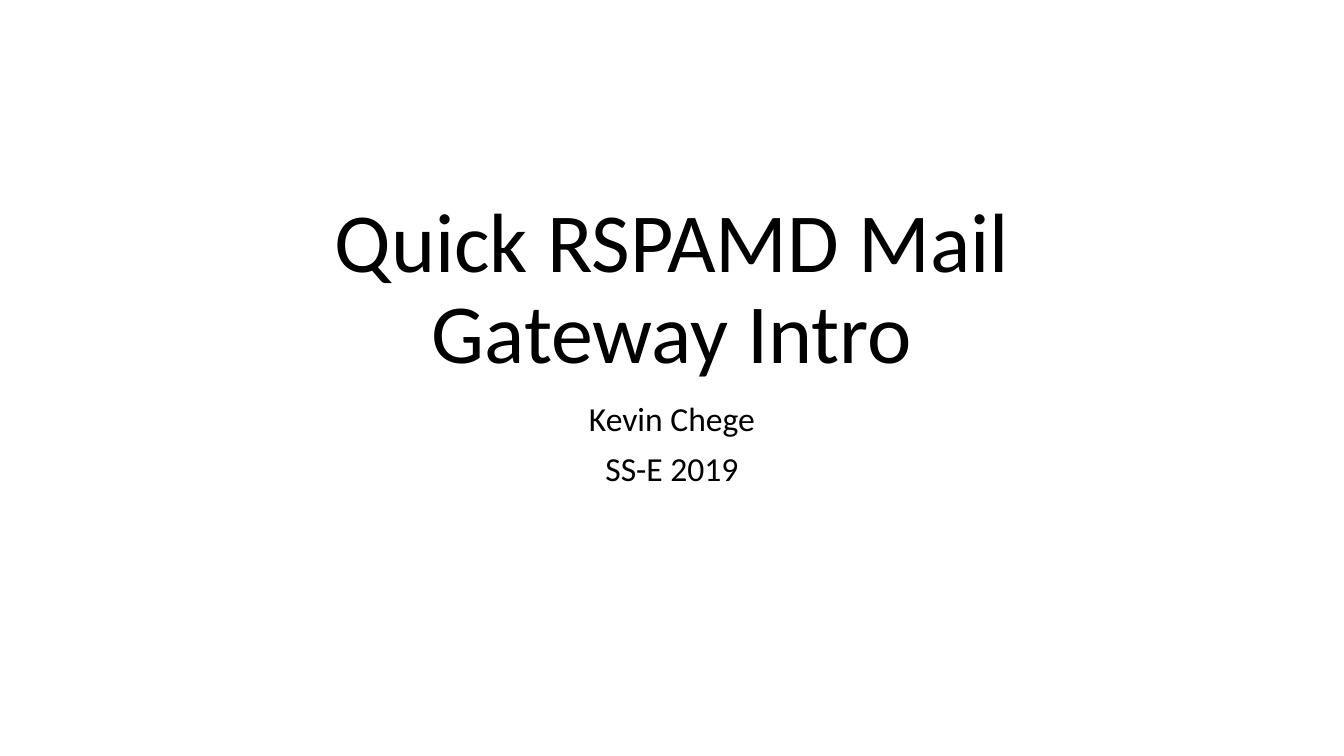
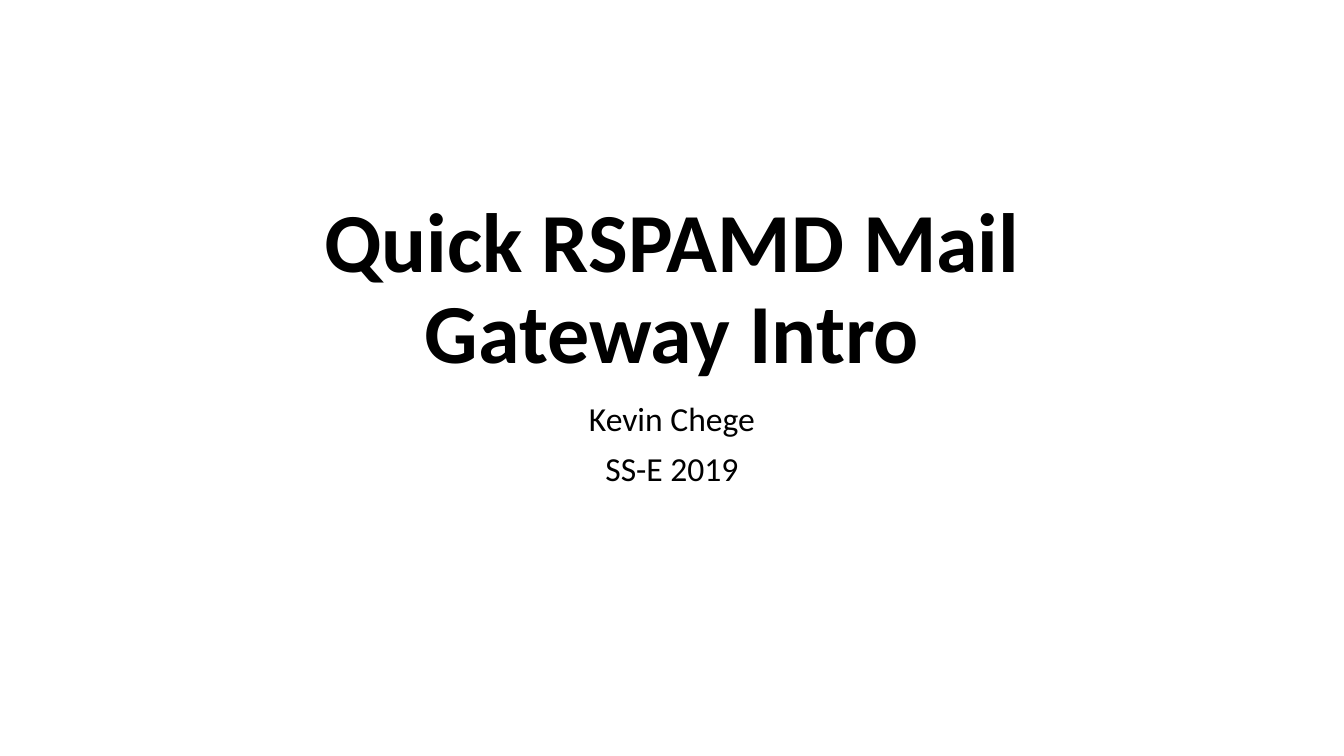
Before and after one commit to afnog/sse, a slide deck: slide 1 of rspamd/rspamd_intro.pptx. Drawn at 1344x756 pixels with LibreOffice and Linux fonts; fonts in the diff are those of the drawing. Boxes give left, top, right and bottom in pixels: in the first picture for what was removed or moved away, otherwise in the second. Text is boxed around its words. In the diff, an @@ line names an element or a change of style, - is before the commit and + after.

```diff
--- a/rspamd/rspamd_intro.pptx
+++ b/rspamd/rspamd_intro.pptx
@@ title "Quick RSPAMD Mail Gateway Intro" at (x1=324, y1=213, x2=1019, y2=377): bold on @@
```
Also in this commit, not shown: 1 slide added, 3 other files.
